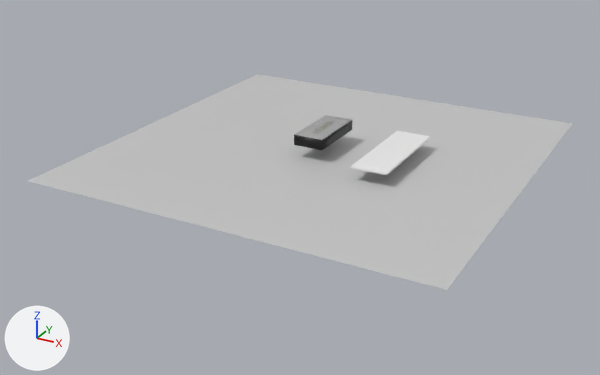
What one commit did to the Blender file Blender/phantom_deep_with_thread.blend.
Rendered twice from a 50 mm camera at (11.26, -21.89, 9.48) aimed at (-0.38, -0.72, -1.11). Arrows for +X, +Y and +Z are at lower left; the lights stay in place.

Objects in the first picture: '/ambf/env/BlackGround', '/ambf/env/Ledge', '/ambf/env/Phantom'.
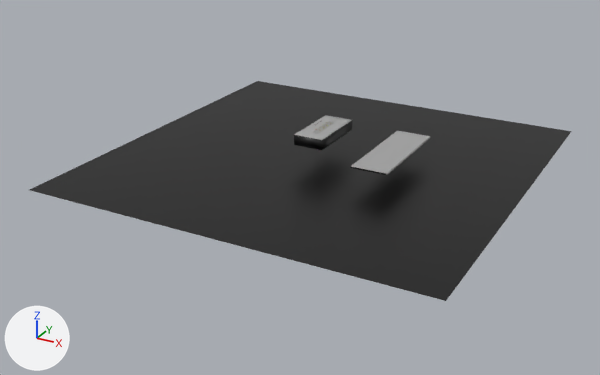
What changed in the scene script:
```text
Add img_ledge_png:
    img_ledge_png = load_image('Ledge.png', '../ADF/PhantomWithThread/high_res/Ledge.png', 1024, 1024, 'sRGB')
Add img_black_png:
    img_black_png = load_image('black.png', '../ADF/PhantomWithThread/high_res/black.png', 1024, 1024, 'sRGB')
Change mat_blackgroundmat:
    remove mat_blackgroundmat.base_color = (0.582, 0.582, 0.582)  # light grey #c9c9c9
    add mat_blackgroundmat.texture = img_black_png
Change mat_ledgemat:
    remove mat_ledgemat.base_color = (0.869, 0.869, 0.869)  # white #f0f0f0
    add mat_ledgemat.texture = img_ledge_png
Change ob_ambf_env_blackground:
    ob_ambf_env_blackground.location: (0.0, 0.15, -0.05) -> (0.0, 0.15, -0.34)
```

Changed parts and their boxes (x1, y1, x2, y2) in the pictures (600 x 375 px):
'/ambf/env/BlackGround', surface changed, moved: before (28, 74, 572, 290); after (30, 81, 572, 301)
'/ambf/env/Ledge', surface changed (white to grey): (351, 131, 430, 175) in both
